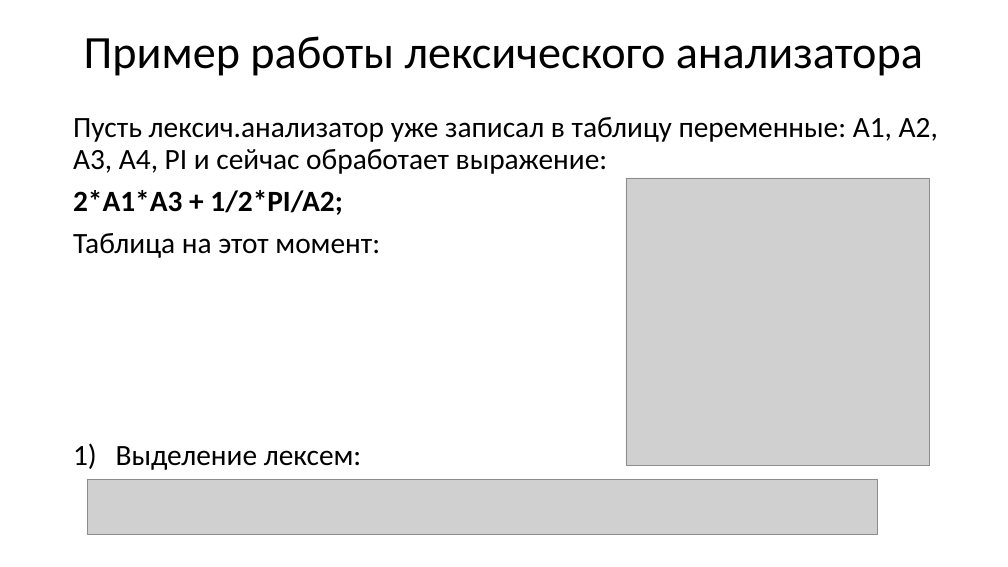
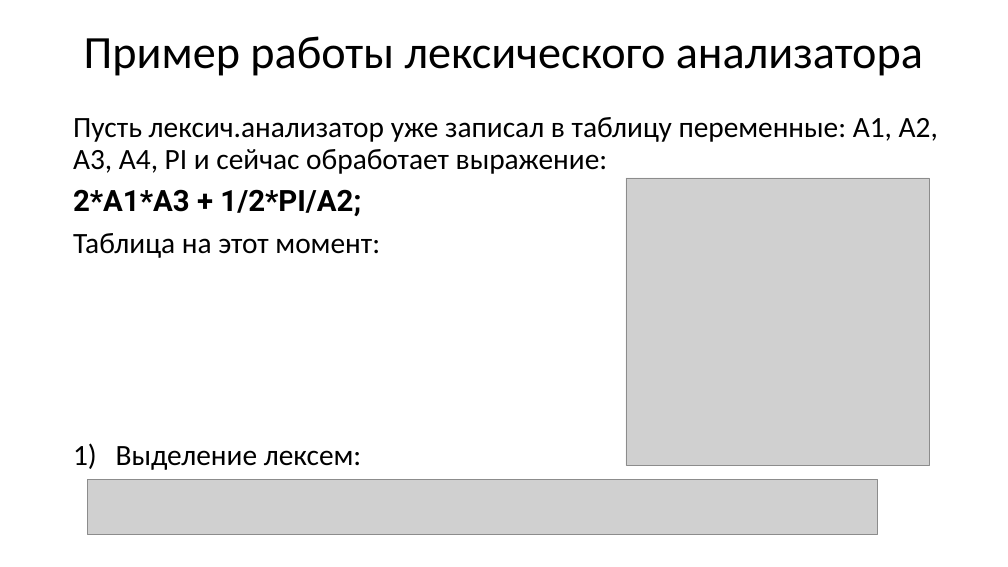
Before and after one commit to goddamnteam/korzun, a slide deck: slide 11 of task3.pptx. Drawn at 1008x567 pixels with LibreOffice and Linux fonts; fonts in the diff are those of the drawing; grey boxes stand for pictures. Boxes give left, top, right and bottom in pixels: in the first picture for what was removed or moved away, otherwise in the second. Text is boxed around its words. In the diff, an @@ line names an element or a change of style, - is before the commit and + after.

```diff
--- a/task3.pptx
+++ b/task3.pptx
@@ text at (73,189,361,216): font Calibri to Roboto in "2*A1*A3 + 1/2*PI/A2;" @@
```
Also in this commit, not shown: 14 other slides changed.
